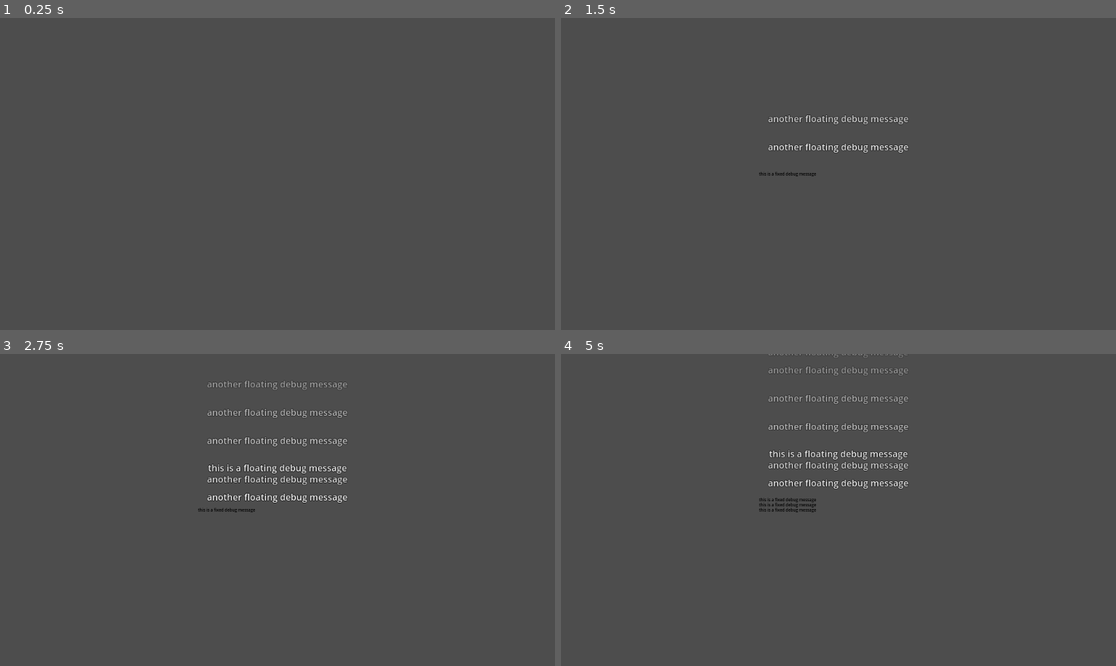
Above: before the commit, frames 1-4 (two rows, left to right).
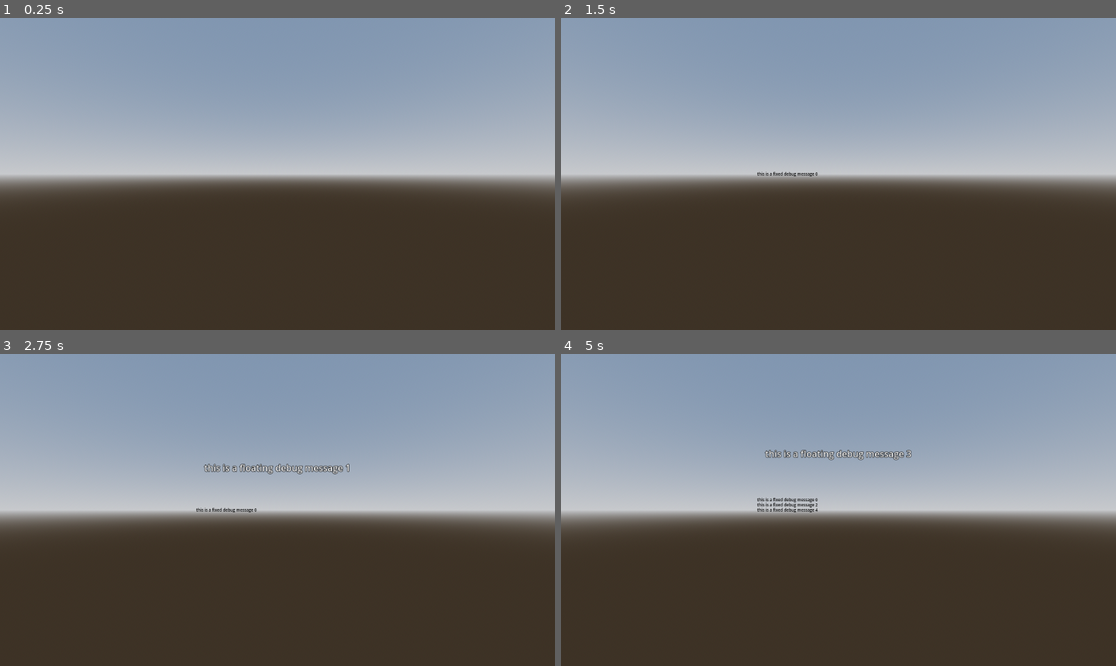
Above: after the commit, the same moments.

Repository: surreal6/xr_debug_konsole_plugin
Game: Godot game, scene res://main.tscn
Same seed, same stepped clock (60 frames per second), same inputs: the game is played once before the commit and once after it.
Inputs:
- Up to frame 1 (0.25 s): no input
- Up to frame 2 (1.5 s): tap Enter at 0.5 s
- Up to frame 3 (2.75 s): no input
- Up to frame 4 (5 s): no input

The runs differ from the first frame. In frame 1, 97% of the frame differs, in the area x 0-100%, y 0-100%; in frame 2, 97%; in frame 3, 97%; in frame 4, 97%.

Commit message:
add new gif and update readme

Diff:
--- a/main.gd
+++ b/main.gd
@@ -9,15 +9,19 @@
 		DK.print_fixed("    DK.clean_all_in_fixed_konsole()", $XROrigin3D/XRCamera3D)
 	if counter > 7:
 		if counter %2 == 0:
-			DK.print_fixed("Use DK.print_fixed(msg, camera) to print this", $XROrigin3D/XRCamera3D)
+			DK.print_fixed("Use DK.print_fixed(msg, camera) to print this %s" % counter, $XROrigin3D/XRCamera3D)
 		else:
-			DK.print_float("Use DK.print_float(msg, camera) to print this", $XROrigin3D/XRCamera3D)
+			DK.print_float("Use DK.print_float(msg, camera) to print this %s" % counter, $XROrigin3D/XRCamera3D)
 	else:
 		if counter % 2 == 0:
-			DK.print_fixed("this is a fixed debug message", $XROrigin3D/XRCamera3D)
+			DK.print_fixed("this is a fixed debug message %s" % counter, $XROrigin3D/XRCamera3D)
 		else:
-			DK.print_float("this is a floating debug message", $XROrigin3D/XRCamera3D)
+			DK.print_float("this is a floating debug message %s" % counter, $XROrigin3D/XRCamera3D)
 	counter += 1
 
+
 func _on_timer_2_timeout() -> void:
-	DK.print_float("another floating debug message", $XROrigin3D/XRCamera3D, 5)
+	DK.print_float("one", $XROrigin3D/XRCamera3D)
+	DK.print_float("two", $XROrigin3D/XRCamera3D)
+	DK.print_float("three", $XROrigin3D/XRCamera3D)
+	DK.print_float("four", $XROrigin3D/XRCamera3D)
--- a/main.tscn
+++ b/main.tscn
@@ -1,10 +1,29 @@
-[gd_scene load_steps=3 format=3 uid="uid://bqgly4lw05hrg"]
+[gd_scene load_steps=6 format=3 uid="uid://bqgly4lw05hrg"]
 
 [ext_resource type="Script" path="res://main.gd" id="1_4vvcx"]
 [ext_resource type="PackedScene" uid="uid://clc5dre31iskm" path="res://start_xr.tscn" id="1_oyo8b"]
 
+[sub_resource type="ProceduralSkyMaterial" id="ProceduralSkyMaterial_mbtw8"]
+sky_horizon_color = Color(0.64625, 0.65575, 0.67075, 1)
+ground_horizon_color = Color(0.64625, 0.65575, 0.67075, 1)
+
+[sub_resource type="Sky" id="Sky_ms4j2"]
+sky_material = SubResource("ProceduralSkyMaterial_mbtw8")
+
+[sub_resource type="Environment" id="Environment_jvr28"]
+background_mode = 2
+sky = SubResource("Sky_ms4j2")
+tonemap_mode = 2
+
 [node name="main" type="Node3D"]
 script = ExtResource("1_4vvcx")
+
+[node name="WorldEnvironment" type="WorldEnvironment" parent="."]
+environment = SubResource("Environment_jvr28")
+
+[node name="DirectionalLight3D" type="DirectionalLight3D" parent="."]
+transform = Transform3D(-0.866023, -0.433016, 0.250001, 0, 0.499998, 0.866027, -0.500003, 0.749999, -0.43301, 0, 0, 0)
+shadow_enabled = true
 
 [node name="StartXR" parent="." instance=ExtResource("1_oyo8b")]
 
@@ -16,7 +35,7 @@
 autostart = true
 
 [node name="Timer2" type="Timer" parent="."]
-wait_time = 0.5
+wait_time = 5.0
 autostart = true
 
 [connection signal="timeout" from="Timer" to="." method="_on_timer_timeout"]
Not shown, added: addons/xr_debug_console/screenshots/.gdignore
Binary file added: addons/xr_debug_console/screenshots/xr_debug_konsole_plugin.gif
Binary file added: screenshots/xr_debug_konsole_plugin.gif
Not shown, changed: README.md
Not shown, changed: addons/xr_debug_console/README.md
Not shown, removed: screenshots/xr_debug_konsole_plugin.mp4
